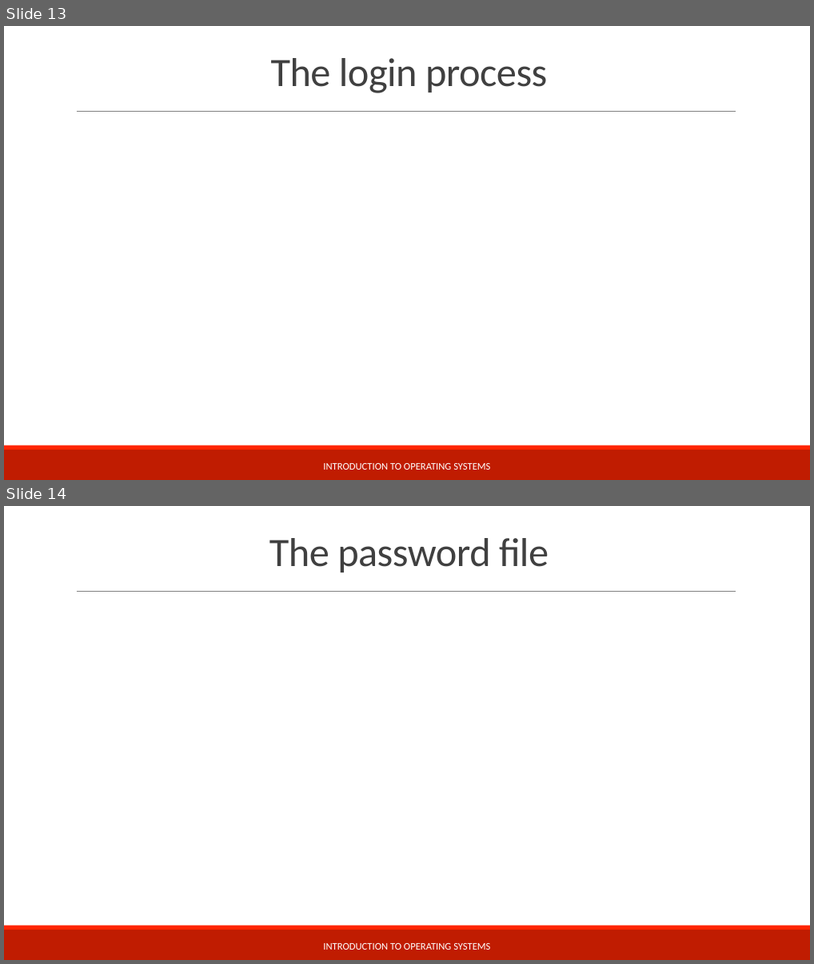
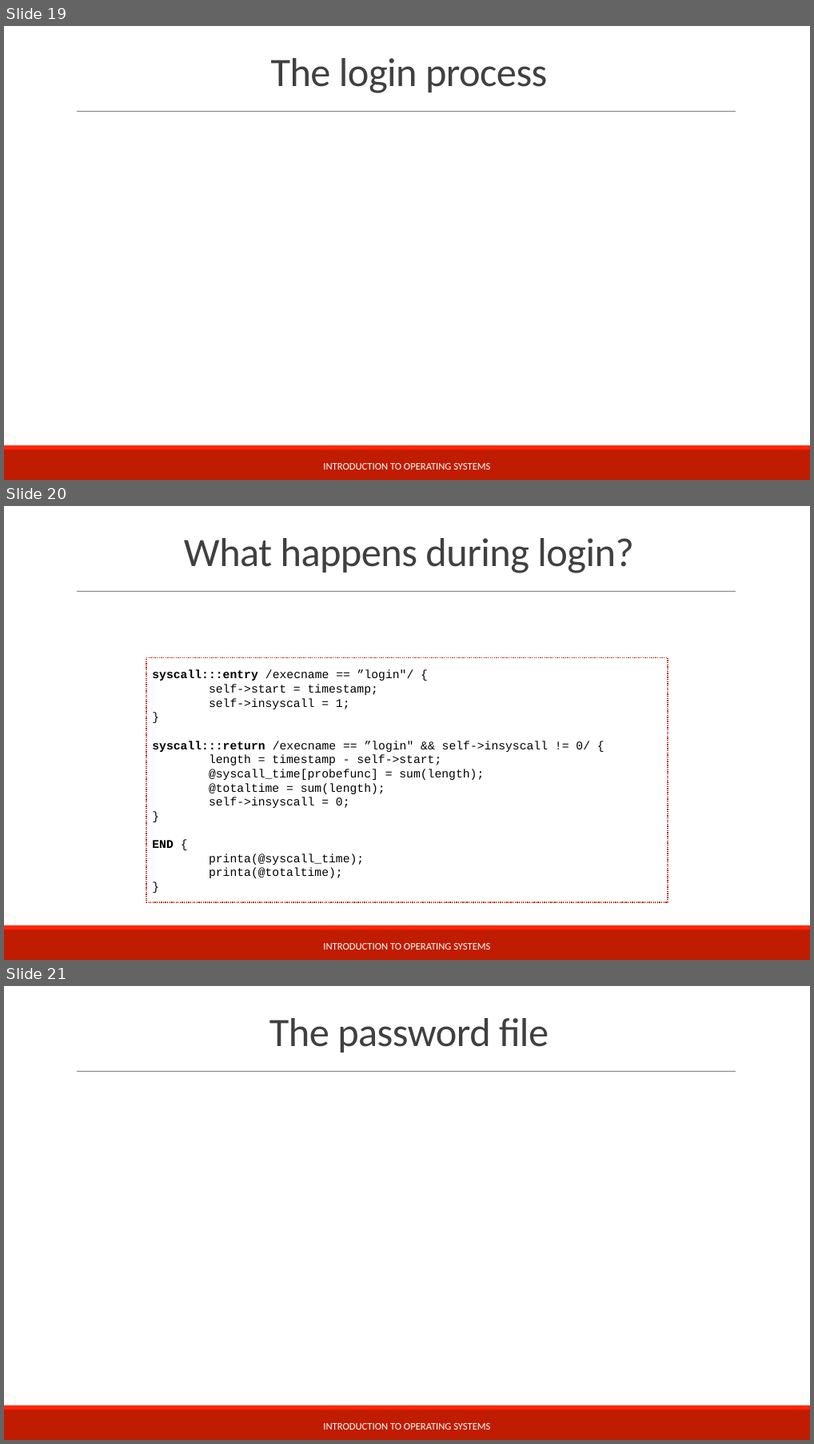
Before and after one commit to teachbsd/course, a slide deck: undergraduate/lectures/security.pptx. Shown one above the other, each under a label of ours: slides 13 and 14 before the commit, slides 19, 20 and 21 after it. The pictures are 814x964 and 814x1444 pixels, drawn with LibreOffice and Linux fonts; fonts in the diff are those of the drawing; background and template pictures are left out. Boxes give left, top, right and bottom in pixels: in the first picture for what was removed or moved away, otherwise in the second. Text is boxed around its words. In the diff, an @@ line names an element or a change of style, - is before the commit and + after.

```diff
--- a/undergraduate/lectures/security.pptx
+++ b/undergraduate/lectures/security.pptx
@@ slide 20 added at <box>4,506,810,960</box>, background #FFFFFF; not listed: 3 template elements that a slide beside it also shows @@
@@ title added at <box>184,538,634,573</box>, 48 pt, text #404040 @@
+What happens during login?
@@ rectangle added at <box>146,658,668,902</box>, outline #BD1C01 1.25 pt dashed, 14 pt, text #000000 @@
+syscall:::entry /execname == ”login"/ {
+self->start = timestamp;
+self->insyscall = 1;
+}
+syscall:::return /execname == ”login" && self->insyscall != 0/ {
+length = timestamp - self->start;
+@syscall_time[probefunc] = sum(length);
+@totaltime = sum(length);
+self->insyscall = 0;
+}
+END {
+printa(@syscall_time);
+printa(@totaltime);
+}
@@ text added at <box>323,943,490,949</box>, 12 pt, text #FFFFFF @@
+INTRODUCTION TO OPERATING SYSTEMS
@@ what was slide 13 is now slide 19 @@
@@ what was slide 14 is now slide 21 @@
```
Also in this commit, not shown: 2 slides changed, 6 other slides added.
